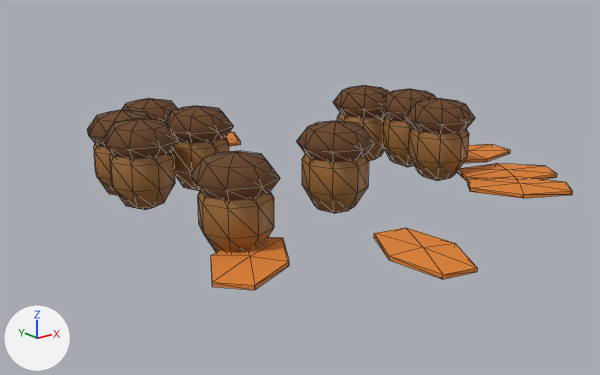
What one commit did to the glTF model assets/models/acorns.glb.
Before and after are seen from a 50 mm lens placed at (-0.703, -0.875, 0.35), pointed at (-0.006, -0.005, 0.002). The lights are fixed; the arrows at lower left show +X, +Y and +Z. The first picture is the older version. Mesh edges are drawn as thin lines. Where no turn or scale is listed for an object, it has been applied to the vertices. Vertices at exactly the same position are counted once.

Objects in the first picture: 'Acorns'.
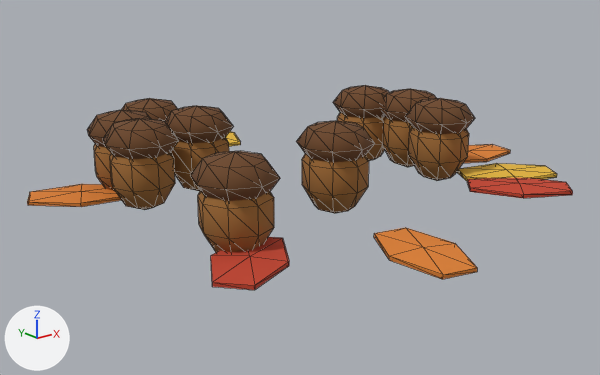
Changed parts and their boxes [x1, y1, x2, y2] in the pictures (600 x 375 px):
'Acorns', reshaped (12% wider)
    before: [87, 85, 573, 290]
    after: [27, 85, 573, 290]
part 1 of me_acorns, added (orange)
    after: [27, 184, 121, 207]
part 2 of me_acorns, recoloured
    both: [96, 117, 469, 252]
part 3 of me_acorns, recoloured
    both: [211, 131, 573, 290]

What changed in the scene script:
```text
Add mat_vc_rough:
    mat_vc_rough = bpy.data.materials.new('vc_rough')
    mat_vc_rough.use_nodes = True; mat_vc_rough.node_tree.nodes.clear()
    _N = mat_vc_rough.node_tree.nodes; _L = mat_vc_rough.node_tree.links
    n0 = _N.new('ShaderNodeBsdfPrincipled'); n0.name = 'Principled BSDF'
    n0.inputs[2].default_value = 0.92  # 'Roughness'
    n1 = _N.new('ShaderNodeOutputMaterial'); n1.name = 'Material Output'
    n2 = _N.new('ShaderNodeVertexColor'); n2.name = 'Color Attribute'
    _L.new(n0.outputs[0], n1.inputs[0])  # 'BSDF' to 'Surface'
    _L.new(n2.outputs[0], n0.inputs[0])  # 'Color' to 'Base Color'
Change me_acorns:
    used by ob_acorns_1; location = (0.0, 0.0, 0.0)
    remove me_acorns.from_pydata(...)  # 624 vertices, 1152 faces; spans x -0.293..0.366, y -0.364..0.367, z -0.005..0.118
    remove me_acorns.materials.append(mat_env_acorn_cap)  # brown #6a4424
    add me_acorns.from_pydata(...)  # 638 vertices, 1176 faces; spans x -0.34..0.366, y -0.364..0.367, z -0.005..0.118
    me_acorns part 1: the loose piece of 14 vertices spanning x -0.001..0.085, y 0.227..0.367, z 0.005..0.015 is copied, and the copy is turned 72 degrees about the z axis through the mesh origin, in mat_vc_rough; it spans x -0.34..-0.2, y 0.082..0.18, z 0.005..0.015
    me_acorns part 2: 576 faces spanning x -0.256..0.248, y -0.192..0.215, z -0.005..0.105 switch from mat_env_acorn (brown #9c6a33) to mat_vc_rough
    me_acorns part 3: 144 faces spanning x -0.293..0.366, y -0.364..0.367, z 0.005..0.015 switch from mat_env_leaf_o (orange #e0812e) to mat_vc_rough
```
